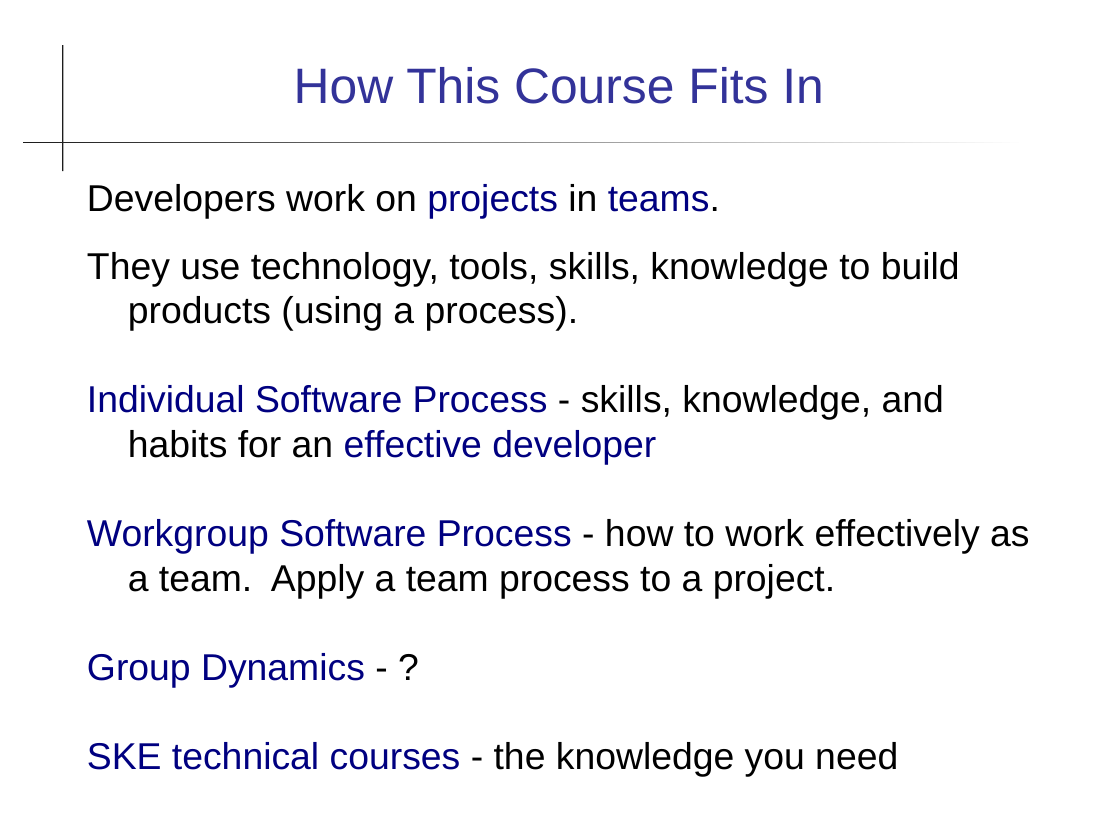
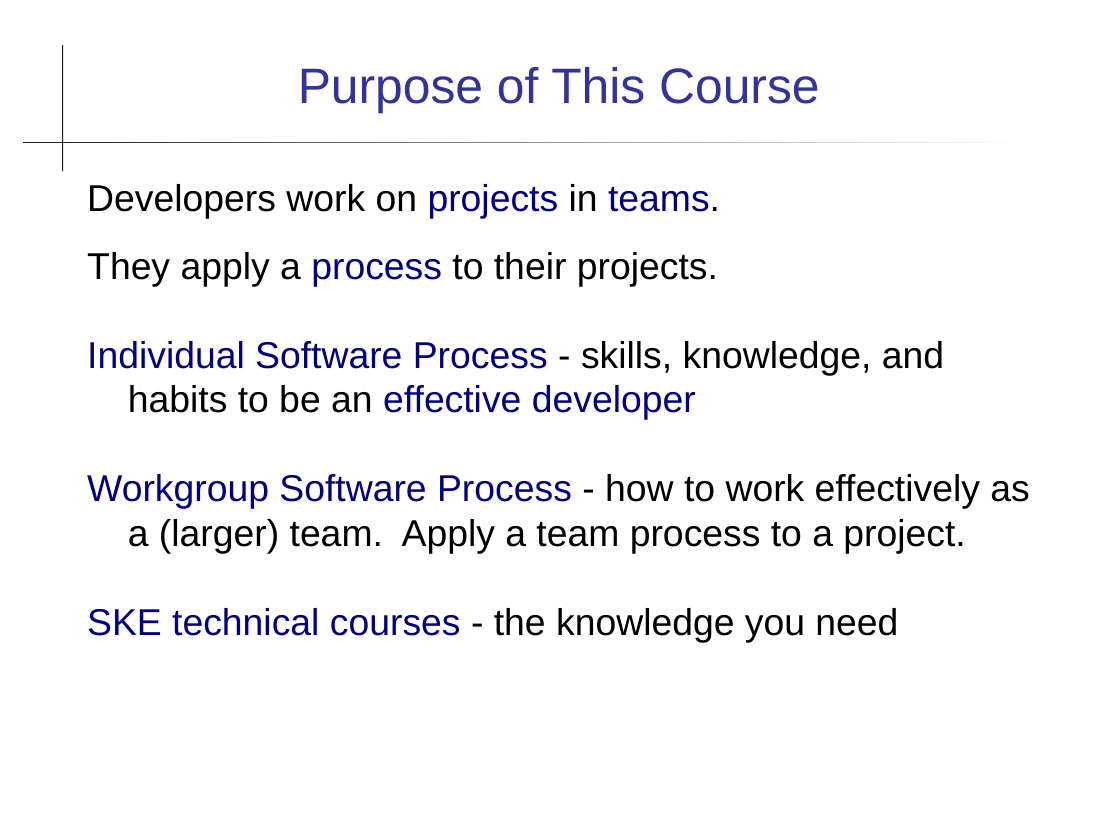
Before and after one commit to cpske/ISP, a slide deck: slide 3 of intro/Introduction-to-Course.ppt. Drawn at 1120x840 pixels with LibreOffice and Linux fonts; fonts in the diff are those of the drawing. Boxes give left, top, right and bottom in pixels: in the first picture for what was removed or moved away, otherwise in the second. Text is boxed around its words. In the diff, an @@ line names an element or a change of style, - is before the commit and + after.

Commit message:
Update intro to course

```diff
--- a/intro/Introduction-to-Course.ppt
+++ b/intro/Introduction-to-Course.ppt
@@ title at bbox=[298, 67, 819, 114]: text changed @@
-How This Course Fits In
+Purpose of This Course
@@ text at bbox=[87, 252, 1029, 554]: text changed @@
-They use technology, tools, skills, knowledge to build products (using a process).
-Individual Software Process - skills, knowledge, and habits for an effective developer
-Workgroup Software Process - how to work effectively as a team. Apply a team process to a project.
-Group Dynamics - ?
+They apply a process to their projects.
+Individual Software Process - skills, knowledge, and habits to be an effective developer
+Workgroup Software Process - how to work effectively as a (larger) team. Apply a team process to a project.
```
Also in this commit, not shown: 5 other slides changed, 11 slides removed, 6 other files.
